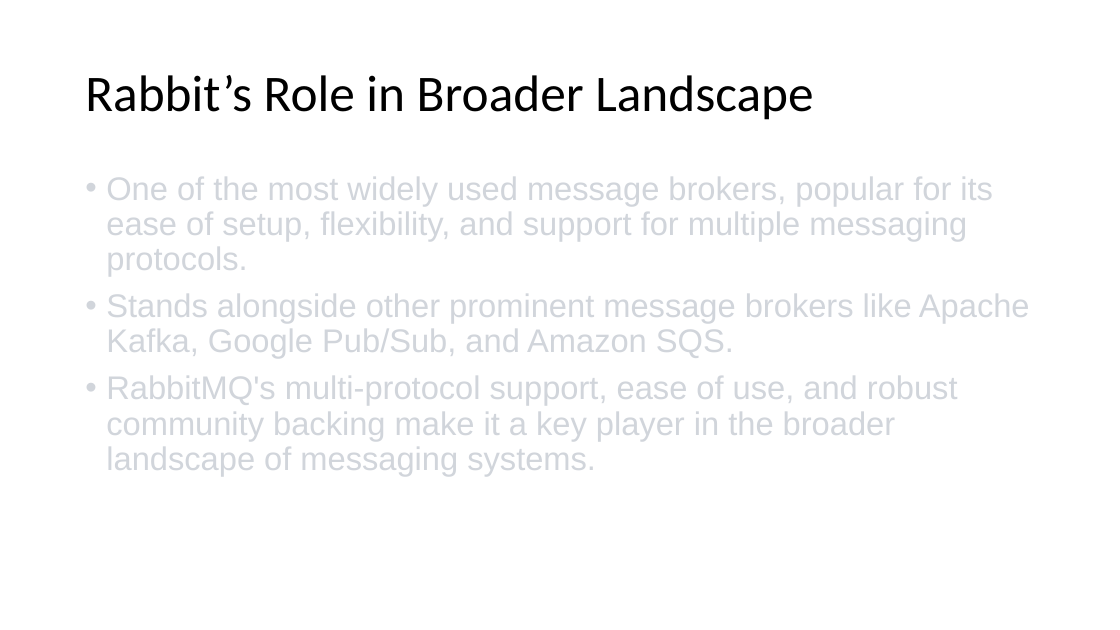
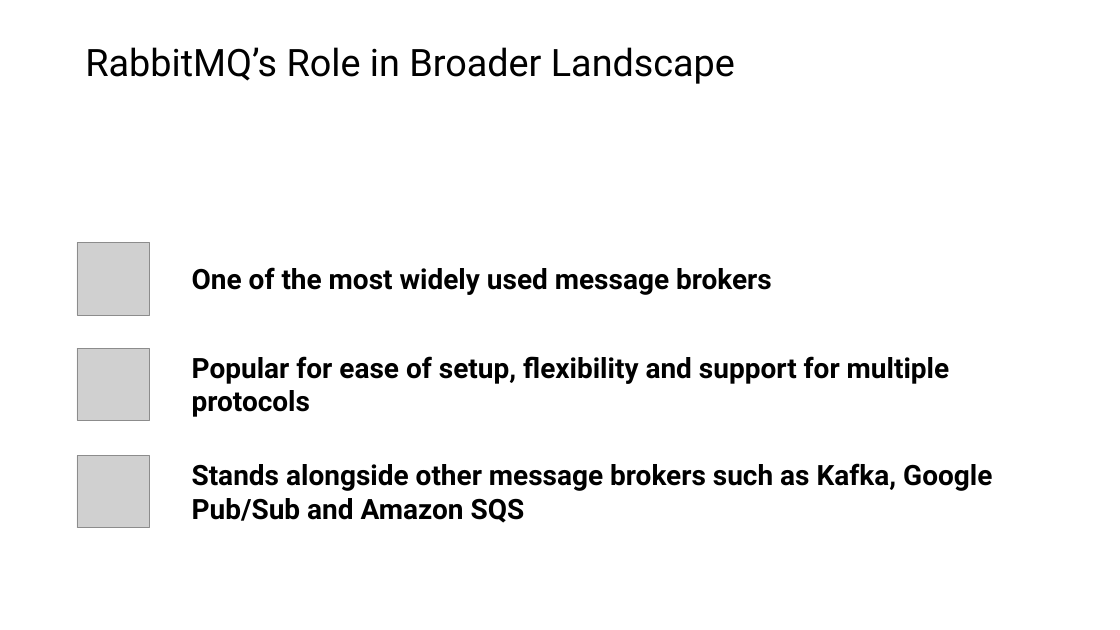
Before and after one commit to roblappcoupa/rabbitmq-presentation, a slide deck: slide 6 of Docs/RabbitMQ.pptx (slide 7 before the commit). Drawn at 1120x630 pixels with LibreOffice and Linux fonts; fonts in the diff are those of the drawing; grey boxes stand for pictures. Boxes give left, top, right and bottom in pixels: in the first picture for what was removed or moved away, otherwise in the second. Text is boxed around its words. In the diff, an @@ line names an element or a change of style, - is before the commit and + after.

```diff
--- a/Docs/RabbitMQ.pptx
+++ b/Docs/RabbitMQ.pptx
@@ title at box(85, 47, 735, 84): text changed; size 44 to 32.4 pt; font Calibri to Roboto @@
-Rabbit’s Role in Broader Landscape
+RabbitMQ’s Role in Broader Landscape
@@ text removed at box(106, 177, 1030, 476) @@
-• One of the most widely used message brokers, popular for its ease of setup, flexibility, and support for multiple messaging protocols.
-• Stands alongside other prominent message brokers like Apache Kafka, Google Pub/Sub, and Amazon SQS.
-• RabbitMQ's multi-protocol support, ease of use, and robust community backing make it a key player in the broader landscape of messaging systems.
@@ picture added at box(77, 243, 150, 315) @@
@@ text added at box(192, 267, 772, 295), 24 pt, text #000000, bold @@
+One of the most widely used message brokers
@@ picture added at box(77, 348, 150, 420) @@
@@ text added at box(192, 356, 949, 417), 24 pt, text #000000, bold @@
+Popular for ease of setup, flexibility and support for multiple protocols
@@ picture added at box(77, 455, 150, 528) @@
@@ text added at box(192, 463, 992, 523), 24 pt, text #000000, bold @@
+Stands alongside other message brokers such as Kafka, Google Pub/Sub and Amazon SQS
```
Also in this commit, not shown: 5 other slides changed, 20 slides added, 19 slides removed, 9 other files.
